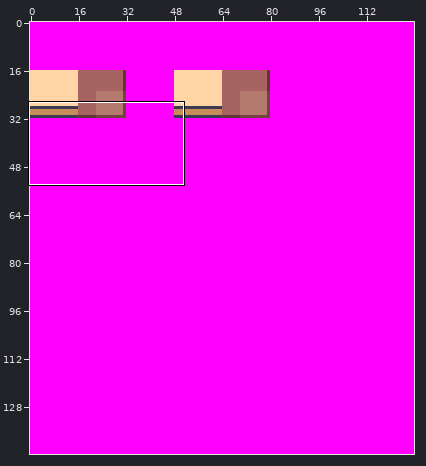
One commit to this sprite sheet: tools/porytiles/raw/secondary/SSPathfinder_CabinBathroom/bottom.png. The first picture is a wide view before the edit; the outline marks the close-up.
Close-up. Old version:
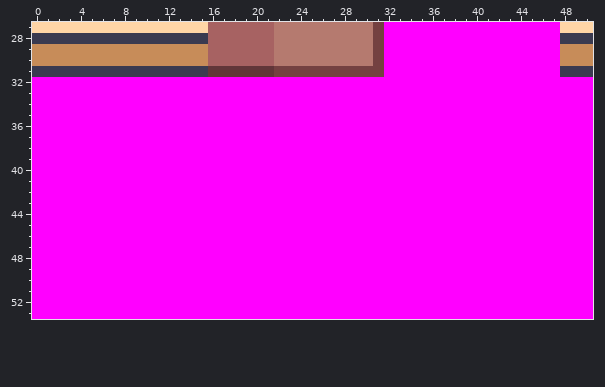
The file is 128x144 pixels. Shown: x 0..50, y 27..53.
The same view after the edit:
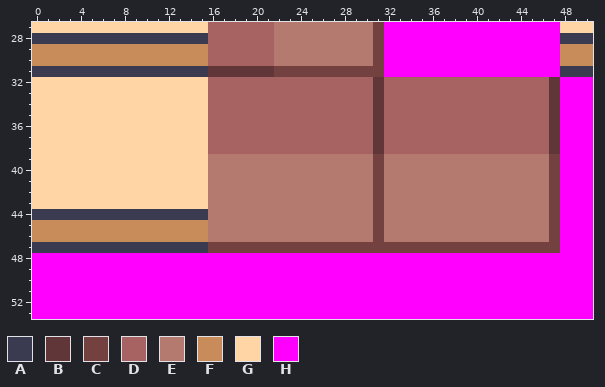
Palette (. is transparent): A #3a3a50  B #613639  C #744141  D #a76262  E #b57a6f  F #c78c59  G #ffd5a6  H #ff00ff
Changes in this commit:
@@ x 0..50 @@
 31 AAAAAAAAAAAAAAAABBBBBBCCCCCCCCCCHHHHHHHHHHHHHHHHAAA
-32 HHHHHHHHHHHHHHHHHHHHHHHHHHHHHHHHHHHHHHHHHHHHHHHHHHH
-33 HHHHHHHHHHHHHHHHHHHHHHHHHHHHHHHHHHHHHHHHHHHHHHHHHHH
-34 HHHHHHHHHHHHHHHHHHHHHHHHHHHHHHHHHHHHHHHHHHHHHHHHHHH
-35 HHHHHHHHHHHHHHHHHHHHHHHHHHHHHHHHHHHHHHHHHHHHHHHHHHH
-36 HHHHHHHHHHHHHHHHHHHHHHHHHHHHHHHHHHHHHHHHHHHHHHHHHHH
-37 HHHHHHHHHHHHHHHHHHHHHHHHHHHHHHHHHHHHHHHHHHHHHHHHHHH
-38 HHHHHHHHHHHHHHHHHHHHHHHHHHHHHHHHHHHHHHHHHHHHHHHHHHH
-39 HHHHHHHHHHHHHHHHHHHHHHHHHHHHHHHHHHHHHHHHHHHHHHHHHHH
-40 HHHHHHHHHHHHHHHHHHHHHHHHHHHHHHHHHHHHHHHHHHHHHHHHHHH
-41 HHHHHHHHHHHHHHHHHHHHHHHHHHHHHHHHHHHHHHHHHHHHHHHHHHH
-42 HHHHHHHHHHHHHHHHHHHHHHHHHHHHHHHHHHHHHHHHHHHHHHHHHHH
-43 HHHHHHHHHHHHHHHHHHHHHHHHHHHHHHHHHHHHHHHHHHHHHHHHHHH
-44 HHHHHHHHHHHHHHHHHHHHHHHHHHHHHHHHHHHHHHHHHHHHHHHHHHH
-45 HHHHHHHHHHHHHHHHHHHHHHHHHHHHHHHHHHHHHHHHHHHHHHHHHHH
-46 HHHHHHHHHHHHHHHHHHHHHHHHHHHHHHHHHHHHHHHHHHHHHHHHHHH
-47 HHHHHHHHHHHHHHHHHHHHHHHHHHHHHHHHHHHHHHHHHHHHHHHHHHH
+32 GGGGGGGGGGGGGGGGDDDDDDDDDDDDDDDBDDDDDDDDDDDDDDDBHHH
+33 GGGGGGGGGGGGGGGGDDDDDDDDDDDDDDDBDDDDDDDDDDDDDDDBHHH
+34 GGGGGGGGGGGGGGGGDDDDDDDDDDDDDDDBDDDDDDDDDDDDDDDBHHH
+35 GGGGGGGGGGGGGGGGDDDDDDDDDDDDDDDBDDDDDDDDDDDDDDDBHHH
+36 GGGGGGGGGGGGGGGGDDDDDDDDDDDDDDDBDDDDDDDDDDDDDDDBHHH
+37 GGGGGGGGGGGGGGGGDDDDDDDDDDDDDDDBDDDDDDDDDDDDDDDBHHH
+38 GGGGGGGGGGGGGGGGDDDDDDDDDDDDDDDBDDDDDDDDDDDDDDDBHHH
+39 GGGGGGGGGGGGGGGGEEEEEEEEEEEEEEECEEEEEEEEEEEEEEECHHH
+40 GGGGGGGGGGGGGGGGEEEEEEEEEEEEEEECEEEEEEEEEEEEEEECHHH
+41 GGGGGGGGGGGGGGGGEEEEEEEEEEEEEEECEEEEEEEEEEEEEEECHHH
+42 GGGGGGGGGGGGGGGGEEEEEEEEEEEEEEECEEEEEEEEEEEEEEECHHH
+43 GGGGGGGGGGGGGGGGEEEEEEEEEEEEEEECEEEEEEEEEEEEEEECHHH
+44 AAAAAAAAAAAAAAAAEEEEEEEEEEEEEEECEEEEEEEEEEEEEEECHHH
+45 FFFFFFFFFFFFFFFFEEEEEEEEEEEEEEECEEEEEEEEEEEEEEECHHH
+46 FFFFFFFFFFFFFFFFEEEEEEEEEEEEEEECEEEEEEEEEEEEEEECHHH
+47 AAAAAAAAAAAAAAAACCCCCCCCCCCCCCCCCCCCCCCCCCCCCCCCHHH
 48 HHHHHHHHHHHHHHHHHHHHHHHHHHHHHHHHHHHHHHHHHHHHHHHHHHH
Changed places in both close-ups, as pixel boxes (x1, y1, x2, y2):
changed: (32, 77, 560, 253)
